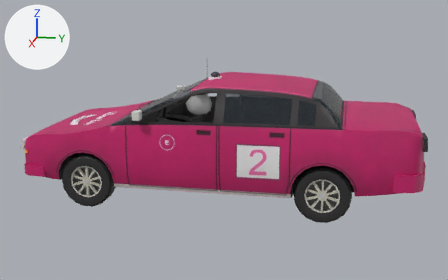
One commit to the glTF model public/cars/field/models/2.glb: the scene before it, then after it.
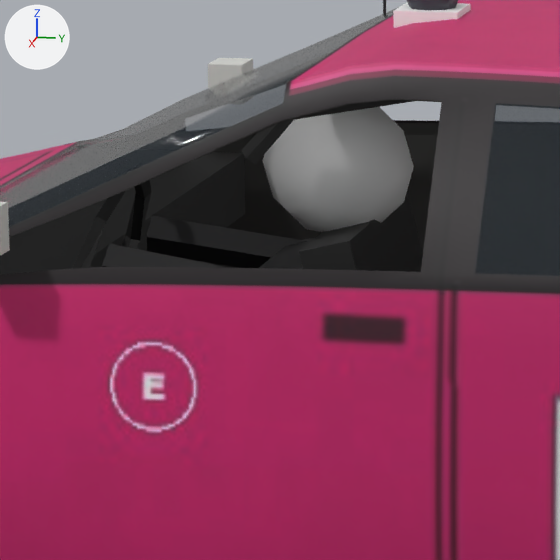
There are two pictures of each version: one whole from a 50 mm camera at (7.0, 1.5, 2.4) aimed at (0.03, 0.11, 0.66), one close up on the part from 31% to 53% of the width and 27% to 62% of the height. Lighting does not change. The marker at upper left points along +X, +Y and +Z. The first two pictures are the older version. Vertices at exactly the same position are counted once.

Objects in the first close-up: 'body'.
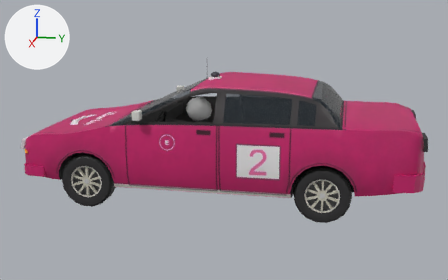
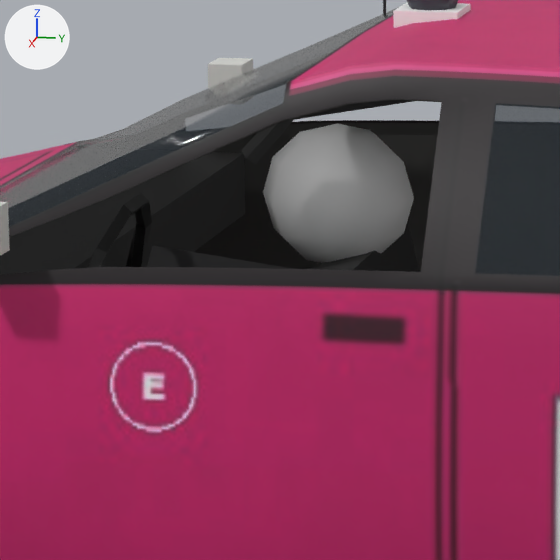
Changed parts and their boxes (x1, y1, x2, y2) in the close-ups (560 x 560 px; the box of a moved part takes in the faces that stretch with it):
part 1 of me_body_mesh, moved or reshaped: before (263, 107, 414, 232); after (263, 123, 414, 263)
part 2 of me_body_mesh, moved or reshaped: before (0, 124, 423, 275); after (88, 119, 420, 272)

The change, as a diff of the scene's bpy script:
```diff
--- a/public/cars/field/models/2.glb.py
+++ b/public/cars/field/models/2.glb.py
@@ me_body_mesh @@
 me_body_mesh.from_pydata(...)  # 3798 vertices, 6974 faces; spans x -0.92..0.92, y -2.15..2.35, z 0.22..1.56
 # used by ob_body; location = (0.0, 0.0, 0.0)
+# me_body_mesh part 1: the loose piece of 42 vertices spanning x 0.23..0.49, y -0.26..0.04, z 1.0..1.28 is moved by (0.0, 0.0, -0.06)
+# me_body_mesh part 2: 177 of 3798 vertices moved; they spanned x -0.79..0.79, y -1.0..0.21, z 0.32..1.35 and now span x -0.79..0.79, y -1.0..0.21, z 0.26..1.35; mean shift (0.0, 0.0, -0.03); largest move (0.76, -1.0, 0.8) -> (-0.55, -0.23, 1.19)
 me_body_mesh.materials.append(mat_car2_livery)
```
